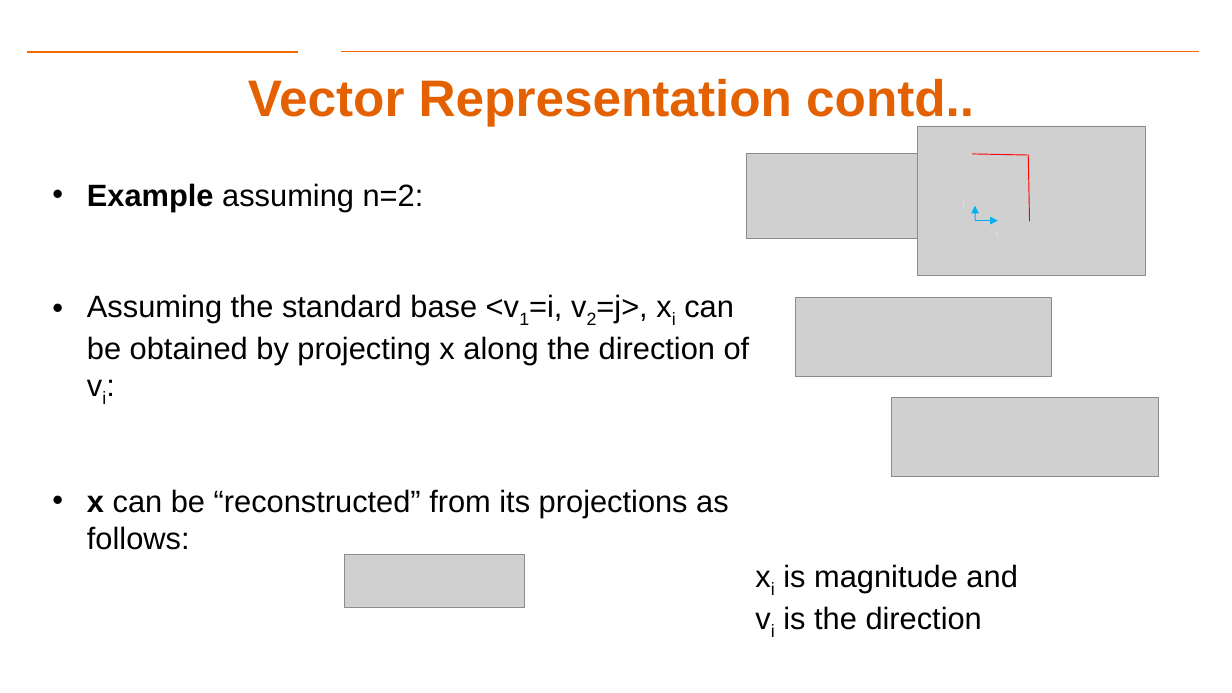
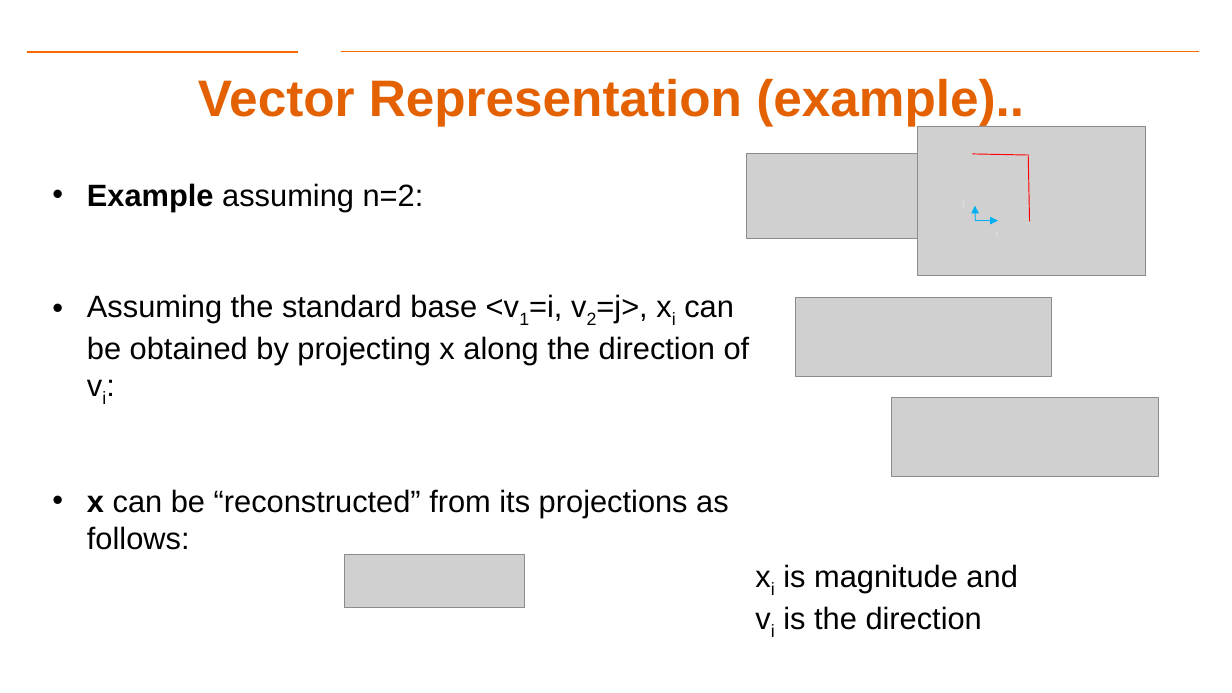
Before and after one commit to Dre1896/RIT-DSCI-633-FDS, a slide deck: slide 17 of Syllabus/Lecture18/Lec18.pptx. Drawn at 1232x693 pixels with LibreOffice and Linux fonts; fonts in the diff are those of the drawing; grey boxes stand for pictures; background and template pictures are left out. Boxes give left, top, right and bottom in pixels: in the first picture for what was removed or moved away, otherwise in the second. Text is boxed around its words. In the diff, an @@ line names an element or a change of style, - is before the commit and + after.

```diff
--- a/Syllabus/Lecture18/Lec18.pptx
+++ b/Syllabus/Lecture18/Lec18.pptx
@@ title at [198,78,1024,126]: text changed @@
-Vector Representation contd..
+Vector Representation (example)..
```
Also in this commit, not shown: 7 other slides changed, 2 slides added, 2 slides removed.
